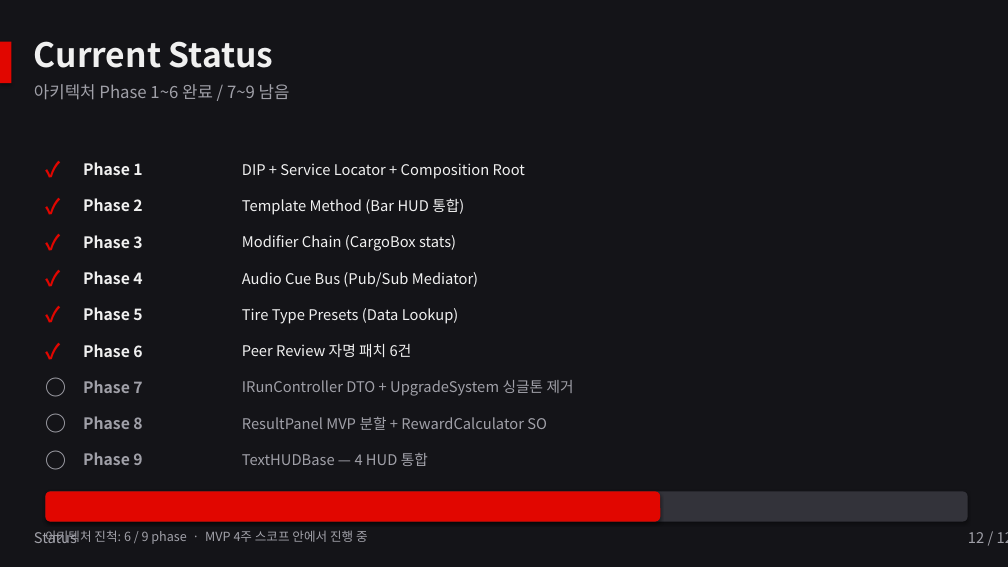
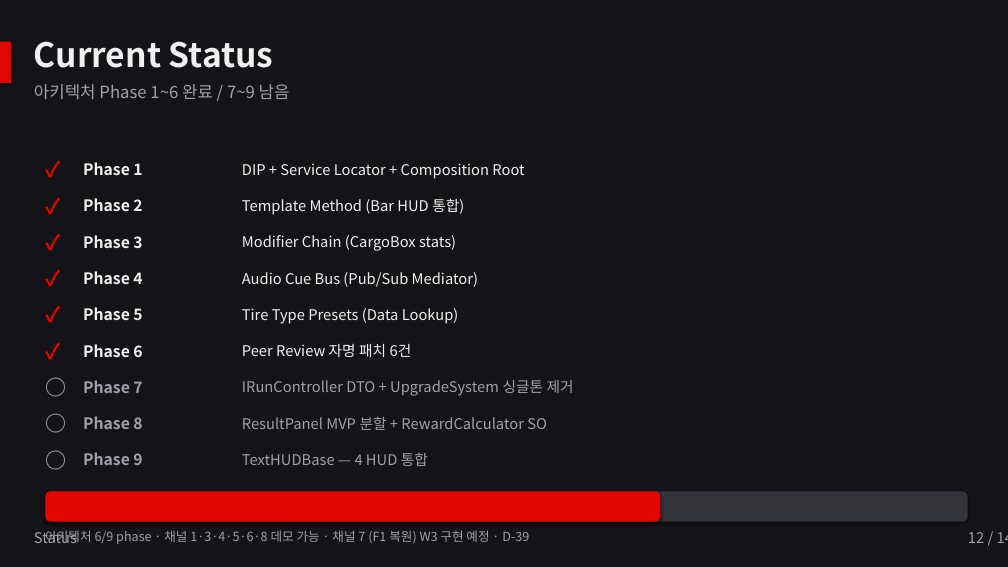
Before and after one commit to stardohyun12/F1Game, a slide deck: slide 12 of PitCrew_기획서.pptx. Drawn at 1008x567 pixels with LibreOffice and Linux fonts; fonts in the diff are those of the drawing. Boxes give left, top, right and bottom in pixels: in the first picture for what was removed or moved away, otherwise in the second. Text is boxed around its words. In the diff, an @@ line names an element or a change of style, - is before the commit and + after.

Commit message:
docs(pptx): 기획서 현행화 — D-39 상태 + 신규 슬라이드 2개
업데이트 (텍스트):
- 슬라이드 3 (Snapshot): 현재 빌드 항목 D-39 기준으로 갱신
  (3 zone / 잡 11 / 다물건 트렁크 / 3D 포장 / 경로계획 + 미니맵 + 화살표 /
   다물건 정산 / Service Locator 14/14)
- 슬라이드 4 (Core Loop): '출발 세팅' -> '트렁크 배치',
  '업그레이드 / F1 복원' -> '차고 / F1 부품 복원'
- 슬라이드 10 (Scope): 'MVP 4주' -> 'Vertical Slice 데모 6주 (D-Day 2026-06-24)',
  콘텐츠 양 (잡 11 / 3 zone / F1 부품 6 골격 데모 2 복원)
- 슬라이드 12 (Status): 채널별 데모 가능 상태 부기

신규:
- 슬라이드 13: 결정 채널 9 × 구현 현황 표 (4 column)
- 슬라이드 14: 잔여 일정 W3~W6 표 (3 column)

페이지 번호 12 -> 14. 백업 .bak 파일 동봉.

```diff
--- a/PitCrew_기획서.pptx
+++ b/PitCrew_기획서.pptx
@@ text at (x1=45, y1=530, x2=529, y2=544): text changed @@
-아키텍처 진척: 6 / 9 phase · MVP 4주 스코프 안에서 진행 중
+아키텍처 6/9 phase · 채널 1·3·4·5·6·8 데모 가능 · 채널 7 (F1 복원) W3 구현 예정 · D-39
@@ text at (x1=968, y1=532, x2=1008, y2=543): text changed @@
-12 / 12
+12 / 14
```
Also in this commit, not shown: 10 other slides changed, 2 slides added.
